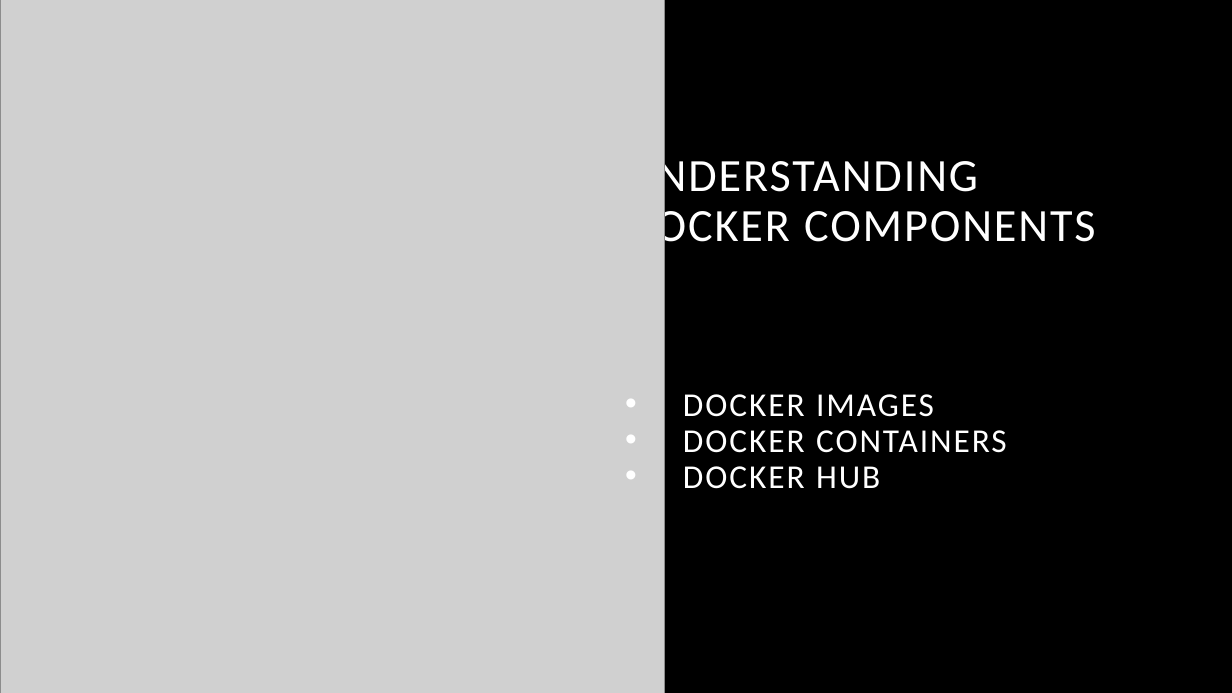
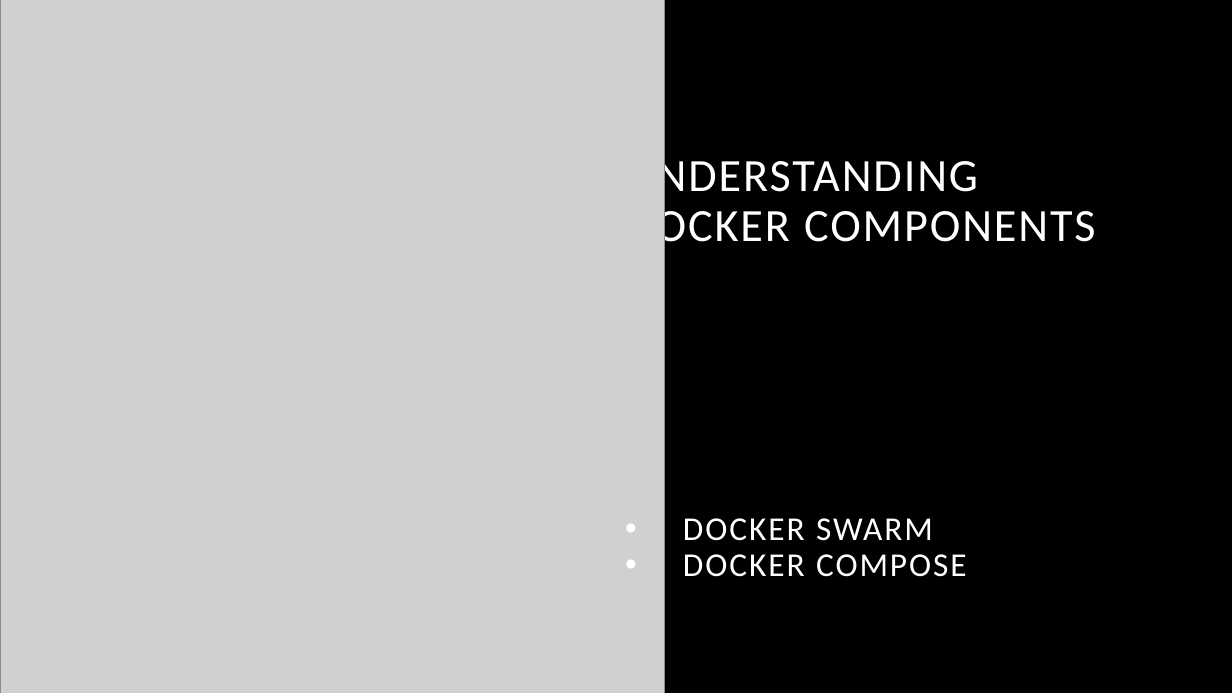
Before and after one commit to Shak-o/C-Examples, a slide deck: slide 9 of Docker/Docs/Slides/Docker for Local Development.pptx (slide 5 before the commit). Drawn at 1232x693 pixels with LibreOffice and Linux fonts; fonts in the diff are those of the drawing; grey boxes stand for pictures. Boxes give left, top, right and bottom in pixels: in the first picture for what was removed or moved away, otherwise in the second. Text is boxed around its words. In the diff, an @@ line names an element or a change of style, - is before the commit and + after.

```diff
--- a/Docker/Docs/Slides/Docker for Local Development.pptx
+++ b/Docker/Docs/Slides/Docker for Local Development.pptx
@@ text at (683, 518, 967, 577): text changed @@
-• DOCKER IMAGES
-• DOCKER CONTAINERS
-• DOCKER HUB
+• DOCKER SWARM
+• DOCKER COMPOSE
```
Also in this commit, not shown: 3 other slides changed, 7 slides added, 1 other file.
